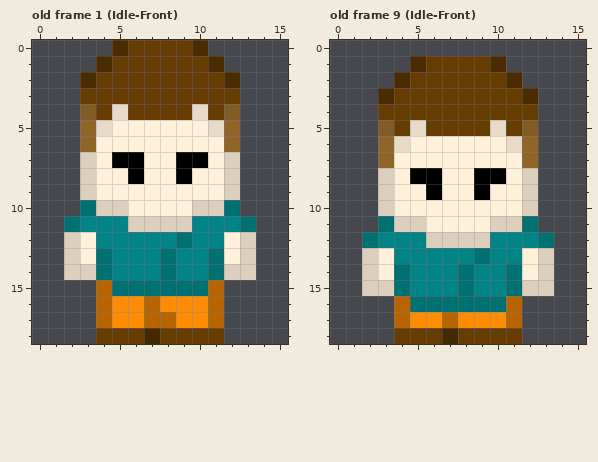
Two versions of one pixel-art file, Assets/Sprites/cannibal_color.aseprite. Above: the version before the commit.
16x19 pixels, 54 frames. Colours within 5 levels of each other are drawn and written as one. Shown: old frame 1 (Idle-Front), old frame 9 (Idle-Front). The commit also changed other frames, which this record leaves out.
The same view after the edit:
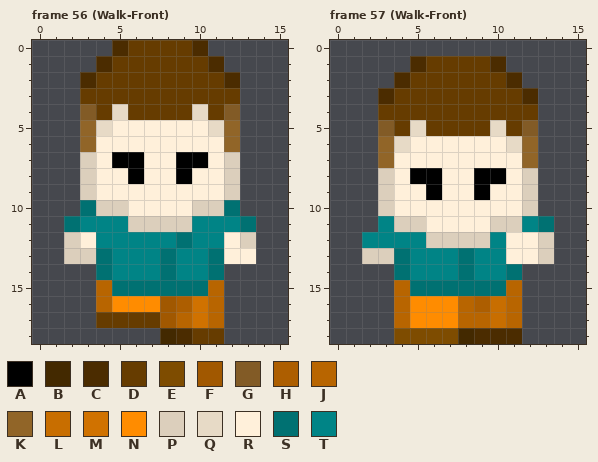
Palette (. is transparent): A #000000  B #432900  C #4b2c00  D #663c00  E #7e4c00  F #a15800  G #825b26  H #ad5e00  J #b86500  K #916528  L #c86e00  M #d07200  N #ff8c00  P #dccfbc  Q #e7dac6  R #fff0da  S #007172  T #008486
A new or re-ordered frame is compared with the old frame closest to it.
Log entry: wip player walk forward animation
Edits made:
{"change": "frames 54 -> 60"}
{"where": "frame 56 (Walk-Front) is new; against old frame 1 (Idle-Front), layer \"Layer 1\""}
{"frame":56,"y":13,"x":3,"old":"R","new":"P"}
{"frame":56,"y":13,"x":13,"old":"P","new":"R"}
{"frame":56,"y":14,"x":2,"old":"PP","new":".."}
{"frame":56,"y":14,"x":12,"old":"PP","new":".."}
{"frame":56,"y":16,"x":7,"old":"JNNN","new":"NFHM"}
{"frame":56,"y":17,"x":4,"old":"JNNJJNN","new":"DDDDFJM"}
{"frame":56,"y":18,"x":4,"old":"DDDBDD","new":"....BC"}
{"where": "frame 57 (Walk-Front) is new; against old frame 9 (Idle-Front), layer \"Layer 1\""}
{"frame":57,"y":11,"x":3,"old":"S","new":"T"}
{"frame":57,"y":11,"x":12,"old":"S.","new":"TS"}
{"frame":57,"y":12,"x":2,"old":"S","new":"T"}
{"frame":57,"y":12,"x":11,"old":"TTS","new":"RRP"}
{"frame":57,"y":13,"x":3,"old":"RT","new":"PS"}
{"frame":57,"y":13,"x":8,"old":"TS","new":"ST"}
{"frame":57,"y":13,"x":11,"old":"T","new":"R"}
{"frame":57,"y":14,"x":2,"old":"PR","new":".."}
{"frame":57,"y":14,"x":12,"old":"RP","new":".."}
{"frame":57,"y":15,"x":2,"old":"PPSTTT","new":"..JSSS"}
{"frame":57,"y":15,"x":9,"old":"TTSPP","new":"SSJ.."}
{"frame":57,"y":16,"x":5,"old":"SSSSSS","new":"NNNJHL"}
{"frame":57,"y":17,"x":7,"old":"JNNN","new":"NJJL"}
{"frame":57,"y":18,"x":4,"old":"DDDBDDDD","new":"EEEEBCCC"}
{"label":"changed","picture_box":[64,248,256,344]}
{"label":"changed","picture_box":[362,216,554,344]}
